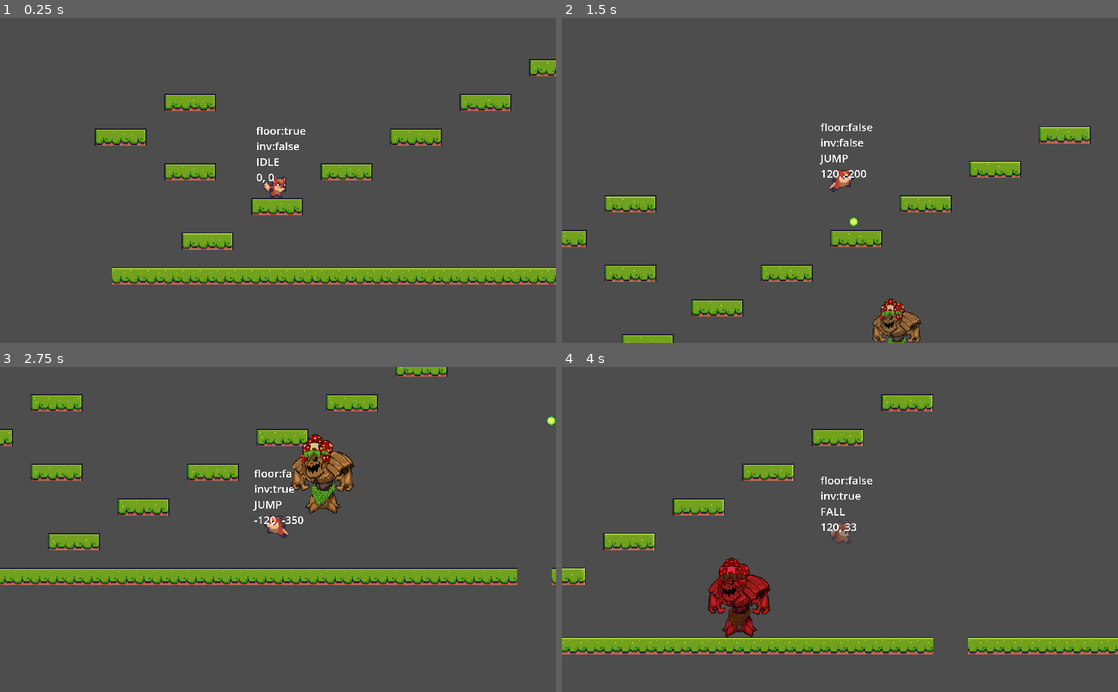
Above: before the commit, frames 1-4 (two rows, left to right).
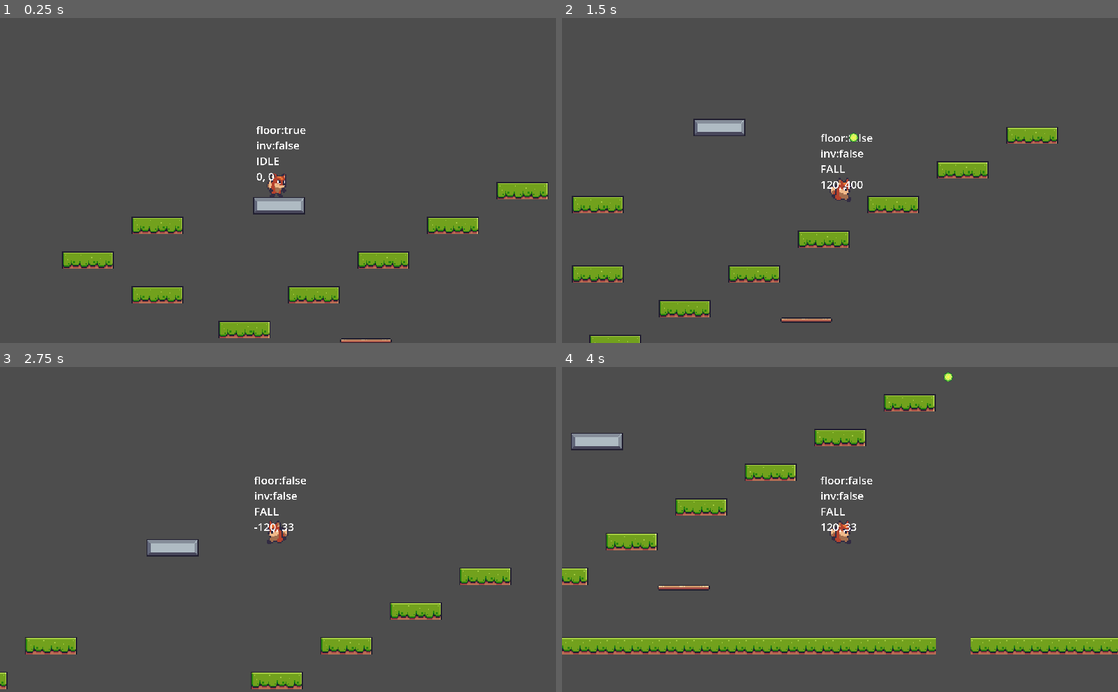
Above: after the commit, the same moments.

Repository: mattburro/Foxy-Antics
Game: Godot game, scene res://level_base/level_base.tscn
The game is run twice, just before and just after one commit, with the same random seed, the same clock (stepped at 60 frames per second) and the same inputs. The project has no main scene, so this scene is started directly.
Inputs:
- Up to frame 1 (0.25 s): no input
- Up to frame 2 (1.5 s): hold Space (jump) 0.53-1.28 s; hold D (right) from 0.53 s (still down); tap Shift (shoot) at 1.35 s
- Up to frame 3 (2.75 s): tap Space (jump) at 1.52, 1.55, 1.82 s; release D (right) at 2.03 s; hold A (left) from 2.03 s (still down); hold Space (jump) from 2.03 s (still down)
- Up to frame 4 (4 s): release A (left) at 2.78 s; release Space (jump) at 2.78 s; hold D (right) from 2.78 s (still down); tap Shift (shoot) at 2.85 s; tap Space (jump) at 3.02, 3.05, 3.32 s; hold Space (jump) from 3.53 s (still down)

The runs differ from the first frame. In frame 1, 13% of the frame differs, in the area x 11-100%, y 12-100%; in frame 2, 8.6%; in frame 3, 13%, in the area x 0-100%, y 0-100%; in frame 4, 4.7%.

Commit message:
Create moving platform

Diff:
--- a/boss/boss.tscn
+++ b/boss/boss.tscn
@@ -8,6 +8,45 @@
 
 [sub_resource type="RectangleShape2D" id="RectangleShape2D_casyt"]
 size = Vector2(20, 270)
+
+[sub_resource type="Animation" id="Animation_nbapp"]
+length = 0.001
+tracks/0/type = "value"
+tracks/0/imported = false
+tracks/0/enabled = true
+tracks/0/path = NodePath("Visuals/Sprite2D:scale")
+tracks/0/interp = 1
+tracks/0/loop_wrap = true
+tracks/0/keys = {
+"times": PackedFloat32Array(0),
+"transitions": PackedFloat32Array(1),
+"update": 0,
+"values": [Vector2(0.5, 0.5)]
+}
+tracks/1/type = "value"
+tracks/1/imported = false
+tracks/1/enabled = true
+tracks/1/path = NodePath("Visuals/Sprite2D:modulate")
+tracks/1/interp = 1
+tracks/1/loop_wrap = true
+tracks/1/keys = {
+"times": PackedFloat32Array(0),
+"transitions": PackedFloat32Array(1),
+"update": 0,
+"values": [Color(1, 1, 1, 1)]
+}
+tracks/2/type = "value"
+tracks/2/imported = false
+tracks/2/enabled = true
+tracks/2/path = NodePath("Visuals:position")
+tracks/2/interp = 1
+tracks/2/loop_wrap = true
+tracks/2/keys = {
+"times": PackedFloat32Array(0),
+"transitions": PackedFloat32Array(1),
+"update": 0,
+"values": [Vector2(0, 0)]
+}
 
 [sub_resource type="Animation" id="Animation_ykldh"]
 resource_name = "arrive"
@@ -37,61 +76,6 @@
 "values": [Color(1, 1, 1, 0), Color(1, 1, 1, 1)]
 }
 
-[sub_resource type="Animation" id="Animation_nbapp"]
-length = 0.001
-tracks/0/type = "value"
-tracks/0/imported = false
-tracks/0/enabled = true
-tracks/0/path = NodePath("Visuals/Sprite2D:scale")
-tracks/0/interp = 1
-tracks/0/loop_wrap = true
-tracks/0/keys = {
-"times": PackedFloat32Array(0),
-"transitions": PackedFloat32Array(1),
-"update": 0,
-"values": [Vector2(0.5, 0.5)]
-}
-tracks/1/type = "value"
-tracks/1/imported = false
-tracks/1/enabled = true
-tracks/1/path = NodePath("Visuals/Sprite2D:modulate")
-tracks/1/interp = 1
-tracks/1/loop_wrap = true
-tracks/1/keys = {
-"times": PackedFloat32Array(0),
-"transitions": PackedFloat32Array(1),
-"update": 0,
-"values": [Color(1, 1, 1, 1)]
-}
-tracks/2/type = "value"
-tracks/2/imported = false
-tracks/2/enabled = true
-tracks/2/path = NodePath("Visuals:position")
-tracks/2/interp = 1
-tracks/2/loop_wrap = true
-tracks/2/keys = {
-"times": PackedFloat32Array(0),
-"transitions": PackedFloat32Array(1),
-"update": 0,
-"values": [Vector2(0, 0)]
-}
-
-[sub_resource type="Animation" id="Animation_r0ag2"]
-resource_name = "pulse"
-length = 1.8
-tracks/0/type = "value"
-tracks/0/imported = false
-tracks/0/enabled = true
-tracks/0/path = NodePath("Visuals:position")
-tracks/0/interp = 2
-tracks/0/loop_wrap = true
-tracks/0/keys = {
-"times": PackedFloat32Array(0, 0.3, 0.6, 0.9, 1.2, 1.5, 1.8),
-"transitions": PackedFloat32Array(1, 1, 1, 1, 1, 1, 1),
-"update": 0,
-"values": [Vector2(0, 0), Vector2(0, -100), Vector2(0, 0), Vector2(0, -100), Vector2(0, 0), Vector2(0, -100), Vector2(0, 0)]
-}
-
 [sub_resource type="Animation" id="Animation_0hvi5"]
 resource_name = "attack"
 length = 2.0
@@ -176,6 +160,22 @@
 "transitions": PackedFloat32Array(1),
 "update": 0,
 "values": [Vector2(0, 0)]
+}
+
+[sub_resource type="Animation" id="Animation_r0ag2"]
+resource_name = "pulse"
+length = 1.8
+tracks/0/type = "value"
+tracks/0/imported = false
+tracks/0/enabled = true
+tracks/0/path = NodePath("Visuals:position")
+tracks/0/interp = 2
+tracks/0/loop_wrap = true
+tracks/0/keys = {
+"times": PackedFloat32Array(0, 0.3, 0.6, 0.9, 1.2, 1.5, 1.8),
+"transitions": PackedFloat32Array(1, 1, 1, 1, 1, 1, 1),
+"update": 0,
+"values": [Vector2(0, 0), Vector2(0, -100), Vector2(0, 0), Vector2(0, -100), Vector2(0, 0), Vector2(0, -100), Vector2(0, 0)]
 }
 
 [sub_resource type="AnimationLibrary" id="AnimationLibrary_x03yy"]
--- a/checkpoint/checkpoint.tscn
+++ b/checkpoint/checkpoint.tscn
@@ -5,6 +5,33 @@
 
 [sub_resource type="RectangleShape2D" id="RectangleShape2D_lnc5h"]
 size = Vector2(31, 45)
+
+[sub_resource type="Animation" id="Animation_3flxi"]
+length = 0.001
+tracks/0/type = "value"
+tracks/0/imported = false
+tracks/0/enabled = true
+tracks/0/path = NodePath("Sprite2D:scale")
+tracks/0/interp = 1
+tracks/0/loop_wrap = true
+tracks/0/keys = {
+"times": PackedFloat32Array(0),
+"transitions": PackedFloat32Array(1),
+"update": 0,
+"values": [Vector2(0, 0)]
+}
+tracks/1/type = "value"
+tracks/1/imported = false
+tracks/1/enabled = true
+tracks/1/path = NodePath("Sprite2D:frame")
+tracks/1/interp = 1
+tracks/1/loop_wrap = true
+tracks/1/keys = {
+"times": PackedFloat32Array(0),
+"transitions": PackedFloat32Array(1),
+"update": 1,
+"values": [26]
+}
 
 [sub_resource type="Animation" id="Animation_lkclg"]
 resource_name = "appear"
@@ -34,31 +61,32 @@
 "values": [26]
 }
 
-[sub_resource type="Animation" id="Animation_3flxi"]
-length = 0.001
+[sub_resource type="Animation" id="Animation_mf6ru"]
+resource_name = "flag_flap"
+loop_mode = 1
 tracks/0/type = "value"
 tracks/0/imported = false
 tracks/0/enabled = true
-tracks/0/path = NodePath("Sprite2D:scale")
+tracks/0/path = NodePath("Sprite2D:frame")
 tracks/0/interp = 1
 tracks/0/loop_wrap = true
 tracks/0/keys = {
-"times": PackedFloat32Array(0),
-"transitions": PackedFloat32Array(1),
-"update": 0,
-"values": [Vector2(0, 0)]
+"times": PackedFloat32Array(0, 0.1, 0.2, 0.3, 0.4, 0.5, 0.6, 0.7, 0.8, 0.9),
+"transitions": PackedFloat32Array(1, 1, 1, 1, 1, 1, 1, 1, 1, 1),
+"update": 1,
+"values": [0, 1, 2, 3, 4, 5, 6, 7, 8, 9]
 }
 tracks/1/type = "value"
 tracks/1/imported = false
 tracks/1/enabled = true
-tracks/1/path = NodePath("Sprite2D:frame")
+tracks/1/path = NodePath("Sprite2D:scale")
 tracks/1/interp = 1
 tracks/1/loop_wrap = true
 tracks/1/keys = {
 "times": PackedFloat32Array(0),
 "transitions": PackedFloat32Array(1),
-"update": 1,
-"values": [26]
+"update": 0,
+"values": [Vector2(1, 1)]
 }
 
 [sub_resource type="Animation" id="Animation_jf367"]
@@ -75,34 +103,6 @@
 "transitions": PackedFloat32Array(1, 1, 1, 1, 1, 1, 1, 1, 1, 1, 1, 1, 1, 1, 1, 1, 1, 1, 1, 1, 1, 1, 1, 1, 1, 1),
 "update": 1,
 "values": [26, 27, 28, 29, 29, 30, 31, 32, 33, 34, 35, 36, 37, 38, 39, 40, 41, 42, 43, 44, 45, 46, 47, 48, 49, 50]
-}
-tracks/1/type = "value"
-tracks/1/imported = false
-tracks/1/enabled = true
-tracks/1/path = NodePath("Sprite2D:scale")
-tracks/1/interp = 1
-tracks/1/loop_wrap = true
-tracks/1/keys = {
-"times": PackedFloat32Array(0),
-"transitions": PackedFloat32Array(1),
-"update": 0,
-"values": [Vector2(1, 1)]
-}
-
-[sub_resource type="Animation" id="Animation_mf6ru"]
-resource_name = "flag_flap"
-loop_mode = 1
-tracks/0/type = "value"
-tracks/0/imported = false
-tracks/0/enabled = true
-tracks/0/path = NodePath("Sprite2D:frame")
-tracks/0/interp = 1
-tracks/0/loop_wrap = true
-tracks/0/keys = {
-"times": PackedFloat32Array(0, 0.1, 0.2, 0.3, 0.4, 0.5, 0.6, 0.7, 0.8, 0.9),
-"transitions": PackedFloat32Array(1, 1, 1, 1, 1, 1, 1, 1, 1, 1),
-"update": 1,
-"values": [0, 1, 2, 3, 4, 5, 6, 7, 8, 9]
 }
 tracks/1/type = "value"
 tracks/1/imported = false
--- a/level_base/level_base.tscn
+++ b/level_base/level_base.tscn
@@ -1,11 +1,10 @@
-[gd_scene load_steps=9 format=3 uid="uid://dihf6jl4gkunf"]
+[gd_scene load_steps=8 format=3 uid="uid://dihf6jl4gkunf"]
 
 [ext_resource type="Texture2D" uid="uid://dbo8s4c403geq" path="res://assets/tiles/Terrain (16x16).png" id="1_wbw04"]
 [ext_resource type="Script" path="res://level_base/level_base.gd" id="1_ymxc8"]
 [ext_resource type="PackedScene" uid="uid://cej83oxkncb8p" path="res://player_camera/player_camera.tscn" id="2_ack6v"]
 [ext_resource type="PackedScene" uid="uid://ct4e5uvs38fek" path="res://player/player.tscn" id="3_n875w"]
-[ext_resource type="PackedScene" uid="uid://ckkqonbjxl7ts" path="res://boss/boss.tscn" id="5_h3jfc"]
-[ext_resource type="PackedScene" uid="uid://bq8xopqab2xb0" path="res://checkpoint/checkpoint.tscn" id="6_vajxc"]
+[ext_resource type="PackedScene" uid="uid://cl6xug6f0uylt" path="res://moving_platform/moving_platform.tscn" id="5_sdvpv"]
 
 [sub_resource type="TileSetAtlasSource" id="TileSetAtlasSource_lgf7u"]
 texture = ExtResource("1_wbw04")
@@ -61,12 +60,18 @@
 17:0/0 = 0
 17:0/0/physics_layer_0/linear_velocity = Vector2(0, 0)
 17:0/0/physics_layer_0/angular_velocity = 0.0
+17:0/0/physics_layer_0/polygon_0/points = PackedVector2Array(-8, -8, 8, -8, 8, -3, -8, -3)
+17:0/0/physics_layer_0/polygon_0/one_way = true
 18:0/0 = 0
 18:0/0/physics_layer_0/linear_velocity = Vector2(0, 0)
 18:0/0/physics_layer_0/angular_velocity = 0.0
+18:0/0/physics_layer_0/polygon_0/points = PackedVector2Array(-8, -8, 8, -8, 8, -3, -8, -3)
+18:0/0/physics_layer_0/polygon_0/one_way = true
 19:0/0 = 0
 19:0/0/physics_layer_0/linear_velocity = Vector2(0, 0)
 19:0/0/physics_layer_0/angular_velocity = 0.0
+19:0/0/physics_layer_0/polygon_0/points = PackedVector2Array(-8, -8, 8, -8, 8, -3, -8, -3)
+19:0/0/physics_layer_0/polygon_0/one_way = true
 0:1/0 = 0
 0:1/0/physics_layer_0/linear_velocity = Vector2(0, 0)
 0:1/0/physics_layer_0/angular_velocity = 0.0
@@ -119,12 +124,18 @@
 17:1/0 = 0
 17:1/0/physics_layer_0/linear_velocity = Vector2(0, 0)
 17:1/0/physics_layer_0/angular_velocity = 0.0
+17:1/0/physics_layer_0/polygon_0/points = PackedVector2Array(-8, -8, 8, -8, 8, -3, -8, -3)
+17:1/0/physics_layer_0/polygon_0/one_way = true
 18:1/0 = 0
 18:1/0/physics_layer_0/linear_velocity = Vector2(0, 0)
 18:1/0/physics_layer_0/angular_velocity = 0.0
+18:1/0/physics_layer_0/polygon_0/points = PackedVector2Array(-8, -8, 8, -8, 8, -3, -8, -3)
+18:1/0/physics_layer_0/polygon_0/one_way = true
 19:1/0 = 0
 19:1/0/physics_layer_0/linear_velocity = Vector2(0, 0)
 19:1/0/physics_layer_0/angular_velocity = 0.0
+19:1/0/physics_layer_0/polygon_0/points = PackedVector2Array(-8, -8, 8, -8, 8, -3, -8, -3)
+19:1/0/physics_layer_0/polygon_0/one_way = true
 0:2/0 = 0
 0:2/0/physics_layer_0/linear_velocity = Vector2(0, 0)
 0:2/0/physics_layer_0/angular_velocity = 0.0
@@ -161,12 +172,18 @@
 17:2/0 = 0
 17:2/0/physics_layer_0/linear_velocity = Vector2(0, 0)
 17:2/0/physics_layer_0/angular_velocity = 0.0
+17:2/0/physics_layer_0/polygon_0/points = PackedVector2Array(-8, -8, 8, -8, 8, -3, -8, -3)
+17:2/0/physics_layer_0/polygon_0/one_way = true
 18:2/0 = 0
 18:2/0/physics_layer_0/linear_velocity = Vector2(0, 0)
 18:2/0/physics_layer_0/angular_velocity = 0.0
+18:2/0/physics_layer_0/polygon_0/points = PackedVector2Array(-8, -8, 8, -8, 8, -3, -8, -3)
+18:2/0/physics_layer_0/polygon_0/one_way = true
 19:2/0 = 0
 19:2/0/physics_layer_0/linear_velocity = Vector2(0, 0)
 19:2/0/physics_layer_0/angular_velocity = 0.0
+19:2/0/physics_layer_0/polygon_0/points = PackedVector2Array(-8, -8, 8, -8, 8, -3, -8, -3)
+19:2/0/physics_layer_0/polygon_0/one_way = true
 0:4/0 = 0
 0:4/0/physics_layer_0/linear_velocity = Vector2(0, 0)
 0:4/0/physics_layer_0/angular_velocity = 0.0
@@ -365,18 +382,36 @@
 4:8/0 = 0
 4:8/0/physics_layer_0/linear_velocity = Vector2(0, 0)
 4:8/0/physics_layer_0/angular_velocity = 0.0
+6:8/next_alternative_id = 4
 6:8/0 = 0
 6:8/0/physics_layer_0/linear_velocity = Vector2(0, 0)
 6:8/0/physics_layer_0/angular_velocity = 0.0
 6:8/0/physics_layer_0/polygon_0/points = PackedVector2Array(-8, -8, 8, -8, 8, 8, -8, 8)
+6:8/1 = 1
+6:8/1/physics_layer_0/linear_velocity = Vector2(0, 0)
+6:8/1/physics_layer_0/angular_velocity = 0.0
+6:8/1/physics_layer_0/polygon_0/points = PackedVector2Array(-8, -8, 8, -8, 8, 8, -8, 8)
+6:8/1/physics_layer_0/polygon_0/one_way = true
+7:8/next_alternative_id = 3
 7:8/0 = 0
 7:8/0/physics_layer_0/linear_velocity = Vector2(0, 0)
 7:8/0/physics_layer_0/angular_velocity = 0.0
 7:8/0/physics_layer_0/polygon_0/points = PackedVector2Array(-8, -8, 8, -8, 8, 8, -8, 8)
+7:8/2 = 2
+7:8/2/physics_layer_0/linear_velocity = Vector2(0, 0)
+7:8/2/physics_layer_0/angular_velocity = 0.0
+7:8/2/physics_layer_0/polygon_0/points = PackedVector2Array(-8, -8, 8, -8, 8, 8, -8, 8)
+7:8/2/physics_layer_0/polygon_0/one_way = true
+8:8/next_alternative_id = 2
 8:8/0 = 0
 8:8/0/physics_layer_0/linear_velocity = Vector2(0, 0)
 8:8/0/physics_layer_0/angular_velocity = 0.0
 8:8/0/physics_layer_0/polygon_0/points = PackedVector2Array(-8, -8, 8, -8, 8, 8, -8, 8)
+8:8/1 = 1
+8:8/1/physics_layer_0/linear_velocity = Vector2(0, 0)
+8:8/1/physics_layer_0/angular_velocity = 0.0
+8:8/1/physics_layer_0/polygon_0/points = PackedVector2Array(-8, -8, 8, -8, 8, 8, -8, 8)
+8:8/1/physics_layer_0/polygon_0/one_way = true
 9:8/0 = 0
 9:8/0/physics_layer_0/linear_velocity = Vector2(0, 0)
 9:8/0/physics_layer_0/angular_velocity = 0.0
@@ -537,17 +572,22 @@
 [node name="TileMap" type="TileMap" parent="."]
 tile_set = SubResource("TileSet_b7d0n")
 format = 2
-layer_0/tile_data = PackedInt32Array(0, 458752, 0, 1, 458752 …(1466 unchanged characters)…  -65492, 1179648, 6, -131028, 1179648, 4)
+layer_0/tile_data = PackedInt32Array(0, 458752, 0, 1, 458752 …(1466 unchanged characters)…  -65492, 1179648, 6, -131028, 1179648, 4, -196593, 1114112, 1, -196592, 1179648, 1, -196591, 1245184, 1)
 
 [node name="PlayerCamera" parent="." instance=ExtResource("2_ack6v")]
 position = Vector2(255, -134)
 zoom = Vector2(2, 2)
 
 [node name="Player" parent="." instance=ExtResource("3_n875w")]
-position = Vector2(153, -81)
-
-[node name="Boss" parent="." instance=ExtResource("5_h3jfc")]
-position = Vector2(317, 1)
-
-[node name="Checkpoint" parent="." instance=ExtResource("6_vajxc")]
-position = Vector2(383, 0)
+position = Vector2(183, -204)
+
+[node name="MovingPlatform" parent="." instance=ExtResource("5_sdvpv")]
+position = Vector2(184, -161)
+
+[node name="Point1" parent="MovingPlatform" index="2"]
+position = Vector2(0, 18)
+
+[node name="Point2" parent="MovingPlatform" index="3"]
+position = Vector2(0, -100)
+
+[editable path="MovingPlatform"]
--- /dev/null
+++ b/moving_platform/moving_platform.gd
@@ -0,0 +1,27 @@
+extends AnimatableBody2D
+
+@export var speed: float = 50.0
+
+var _tween: Tween
+var _time_to_move: float = 0.0
+
+@onready var point_1 = $Point1
+@onready var point_2 = $Point2
+
+func _ready():
+	global_position = point_1.global_position
+	set_time_to_move()
+	set_moving()
+
+func _exit_tree():
+	_tween.kill()
+
+func set_time_to_move():
+	var delta = point_1.global_position.distance_to(point_2.global_position)
+	_time_to_move = delta / speed
+
+func set_moving():
+	_tween = get_tree().create_tween()
+	_tween.tween_property(self, "global_position", point_2.global_position, _time_to_move)
+	_tween.tween_property(self, "global_position", point_1.global_position, _time_to_move)
+	_tween.set_loops()
--- /dev/null
+++ b/moving_platform/moving_platform.tscn
@@ -0,0 +1,23 @@
+[gd_scene load_steps=4 format=3 uid="uid://cl6xug6f0uylt"]
+
+[ext_resource type="Texture2D" uid="uid://dbo8s4c403geq" path="res://assets/tiles/Terrain (16x16).png" id="1_6ymru"]
+[ext_resource type="Script" path="res://moving_platform/moving_platform.gd" id="1_27mfs"]
+
+[sub_resource type="RectangleShape2D" id="RectangleShape2D_qw001"]
+size = Vector2(48, 16)
+
+[node name="MovingPlatform" type="AnimatableBody2D"]
+collision_mask = 32
+script = ExtResource("1_27mfs")
+
+[node name="Sprite2D" type="Sprite2D" parent="."]
+texture = ExtResource("1_6ymru")
+region_enabled = true
+region_rect = Rect2(192, 64, 48, 16)
+
+[node name="CollisionShape2D" type="CollisionShape2D" parent="."]
+shape = SubResource("RectangleShape2D_qw001")
+
+[node name="Point1" type="Marker2D" parent="."]
+
+[node name="Point2" type="Marker2D" parent="."]
--- a/player/player.tscn
+++ b/player/player.tscn
@@ -7,6 +7,54 @@
 [sub_resource type="RectangleShape2D" id="RectangleShape2D_2nmgd"]
 size = Vector2(10, 20)
 
+[sub_resource type="Animation" id="Animation_wdy6l"]
+length = 0.001
+tracks/0/type = "value"
+tracks/0/imported = false
+tracks/0/enabled = true
+tracks/0/path = NodePath("Sprite2D:frame")
+tracks/0/interp = 1
+tracks/0/loop_wrap = true
+tracks/0/keys = {
+"times": PackedFloat32Array(0),
+"transitions": PackedFloat32Array(1),
+"update": 1,
+"values": [13]
+}
+
+[sub_resource type="Animation" id="Animation_x4psu"]
+resource_name = "fall"
+length = 0.1
+tracks/0/type = "value"
+tracks/0/imported = false
+tracks/0/enabled = true
+tracks/0/path = NodePath("Sprite2D:frame")
+tracks/0/interp = 1
+tracks/0/loop_wrap = true
+tracks/0/keys = {
+"times": PackedFloat32Array(0),
+"transitions": PackedFloat32Array(1),
+"update": 1,
+"values": [18]
+}
+
+[sub_resource type="Animation" id="Animation_878ki"]
+resource_name = "hurt"
+length = 0.2
+loop_mode = 1
+tracks/0/type = "value"
+tracks/0/imported = false
+tracks/0/enabled = true
+tracks/0/path = NodePath("Sprite2D:frame")
+tracks/0/interp = 1
+tracks/0/loop_wrap = true
+tracks/0/keys = {
+"times": PackedFloat32Array(0, 0.1),
+"transitions": PackedFloat32Array(1, 1),
+"update": 1,
+"values": [11, 12]
+}
+
 [sub_resource type="Animation" id="Animation_gwh8j"]
 resource_name = "idle"
 length = 0.4
@@ -24,19 +72,20 @@
 "values": [13, 14, 15, 16]
 }
 
-[sub_resource type="Animation" id="Animation_wdy6l"]
-length = 0.001
-tracks/0/type = "value"
-tracks/0/imported = false
-tracks/0/enabled = true
-tracks/0/path = NodePath("Sprite2D:frame")
-tracks/0/interp = 1
-tracks/0/loop_wrap = true
-tracks/0/keys = {
-"times": PackedFloat32Array(0),
-"transitions": PackedFloat32Array(1),
-"update": 1,
-"values": [13]
+[sub_resource type="Animation" id="Animation_06dof"]
+resource_name = "jump"
+length = 0.1
+tracks/0/type = "value"
+tracks/0/imported = false
+tracks/0/enabled = true
+tracks/0/path = NodePath("Sprite2D:frame")
+tracks/0/interp = 1
+tracks/0/loop_wrap = true
+tracks/0/keys = {
+"times": PackedFloat32Array(0),
+"transitions": PackedFloat32Array(1),
+"update": 1,
+"values": [17]
 }
 
 [sub_resource type="Animation" id="Animation_2jnmv"]
@@ -54,55 +103,6 @@
 "transitions": PackedFloat32Array(1, 1, 1, 1),
 "update": 1,
 "values": [0, 1, 2, 3]
-}
-
-[sub_resource type="Animation" id="Animation_06dof"]
-resource_name = "jump"
-length = 0.1
-tracks/0/type = "value"
-tracks/0/imported = false
-tracks/0/enabled = true
-tracks/0/path = NodePath("Sprite2D:frame")
-tracks/0/interp = 1
-tracks/0/loop_wrap = true
-tracks/0/keys = {
-"times": PackedFloat32Array(0),
-"transitions": PackedFloat32Array(1),
-"update": 1,
-"values": [17]
-}
-
-[sub_resource type="Animation" id="Animation_x4psu"]
-resource_name = "fall"
-length = 0.1
-tracks/0/type = "value"
-tracks/0/imported = false
-tracks/0/enabled = true
-tracks/0/path = NodePath("Sprite2D:frame")
-tracks/0/interp = 1
-tracks/0/loop_wrap = true
-tracks/0/keys = {
-"times": PackedFloat32Array(0),
-"transitions": PackedFloat32Array(1),
-"update": 1,
-"values": [18]
-}
-
-[sub_resource type="Animation" id="Animation_878ki"]
-resource_name = "hurt"
-length = 0.2
-loop_mode = 1
-tracks/0/type = "value"
-tracks/0/imported = false
-tracks/0/enabled = true
-tracks/0/path = NodePath("Sprite2D:frame")
-tracks/0/interp = 1
-tracks/0/loop_wrap = true
-tracks/0/keys = {
-"times": PackedFloat32Array(0, 0.1),
-"transitions": PackedFloat32Array(1, 1),
-"update": 1,
-"values": [11, 12]
 }
 
 [sub_resource type="AnimationLibrary" id="AnimationLibrary_8sfvw"]
@@ -115,6 +115,21 @@
 "run": SubResource("Animation_2jnmv")
 }
 
+[sub_resource type="Animation" id="Animation_wrap0"]
+length = 0.001
+tracks/0/type = "value"
+tracks/0/imported = false
+tracks/0/enabled = true
+tracks/0/path = NodePath("Sprite2D:self_modulate")
+tracks/0/interp = 1
+tracks/0/loop_wrap = true
+tracks/0/keys = {
+"times": PackedFloat32Array(0),
+"transitions": PackedFloat32Array(1),
+"update": 0,
+"values": [Color(1, 1, 1, 1)]
+}
+
 [sub_resource type="Animation" id="Animation_7xt58"]
 resource_name = "invincible"
 length = 0.4
@@ -132,21 +147,6 @@
 "values": [Color(1, 1, 1, 1), Color(1, 1, 1, 0), Color(1, 1, 1, 1)]
 }
 
-[sub_resource type="Animation" id="Animation_wrap0"]
-length = 0.001
-tracks/0/type = "value"
-tracks/0/imported = false
-tracks/0/enabled = true
-tracks/0/path = NodePath("Sprite2D:self_modulate")
-tracks/0/interp = 1
-tracks/0/loop_wrap = true
-tracks/0/keys = {
-"times": PackedFloat32Array(0),
-"transitions": PackedFloat32Array(1),
-"update": 0,
-"values": [Color(1, 1, 1, 1)]
-}
-
 [sub_resource type="AnimationLibrary" id="AnimationLibrary_gbivc"]
 _data = {
 "RESET": SubResource("Animation_wrap0"),
@@ -158,7 +158,7 @@
 height = 20.0
 
 [node name="Player" type="CharacterBody2D" groups=["player"]]
-collision_layer = 0
+collision_layer = 32
 script = ExtResource("1_8l1hb")
 
 [node name="Sprite2D" type="Sprite2D" parent="."]
--- a/project.godot
+++ b/project.godot
@@ -55,10 +55,11 @@
 [layer_names]
 
 2d_physics/layer_1="platforms"
-2d_physics/layer_2="player"
-2d_physics/layer_3="enemy"
+2d_physics/layer_2="player_hitbox"
+2d_physics/layer_3="enemy_hitbox"
 2d_physics/layer_4="player_bullet"
 2d_physics/layer_5="enemy_bullet"
+2d_physics/layer_6="player_physics"
 
 [rendering]
 
